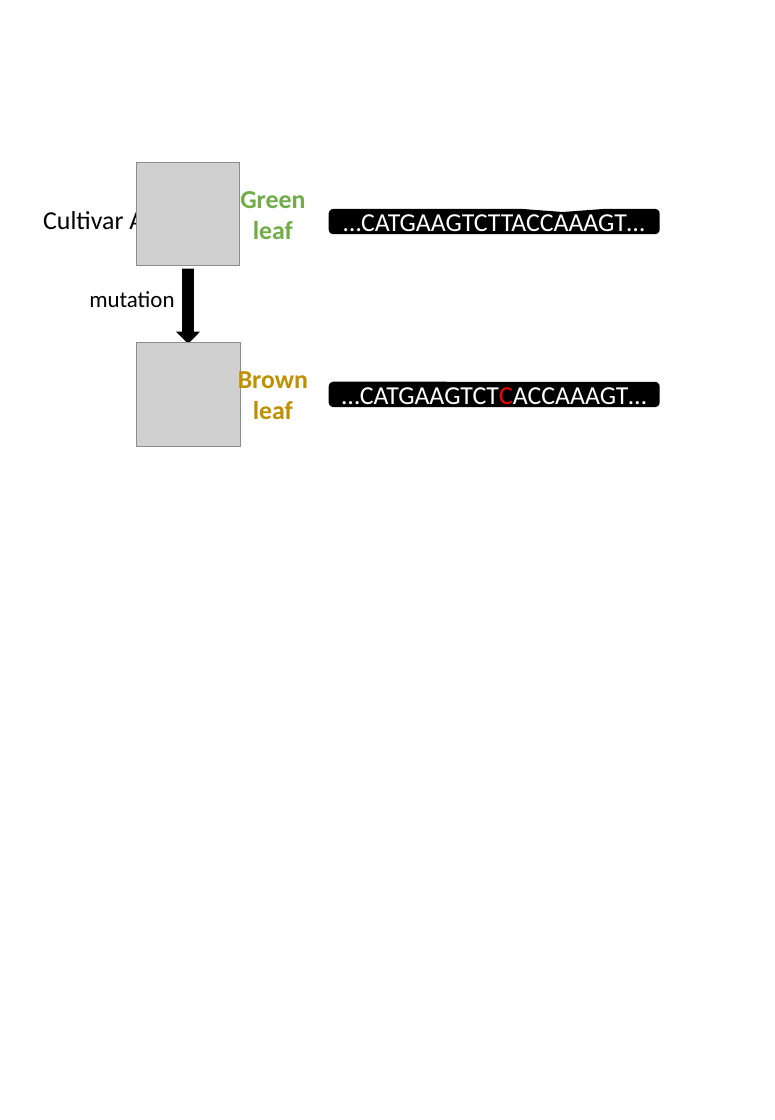
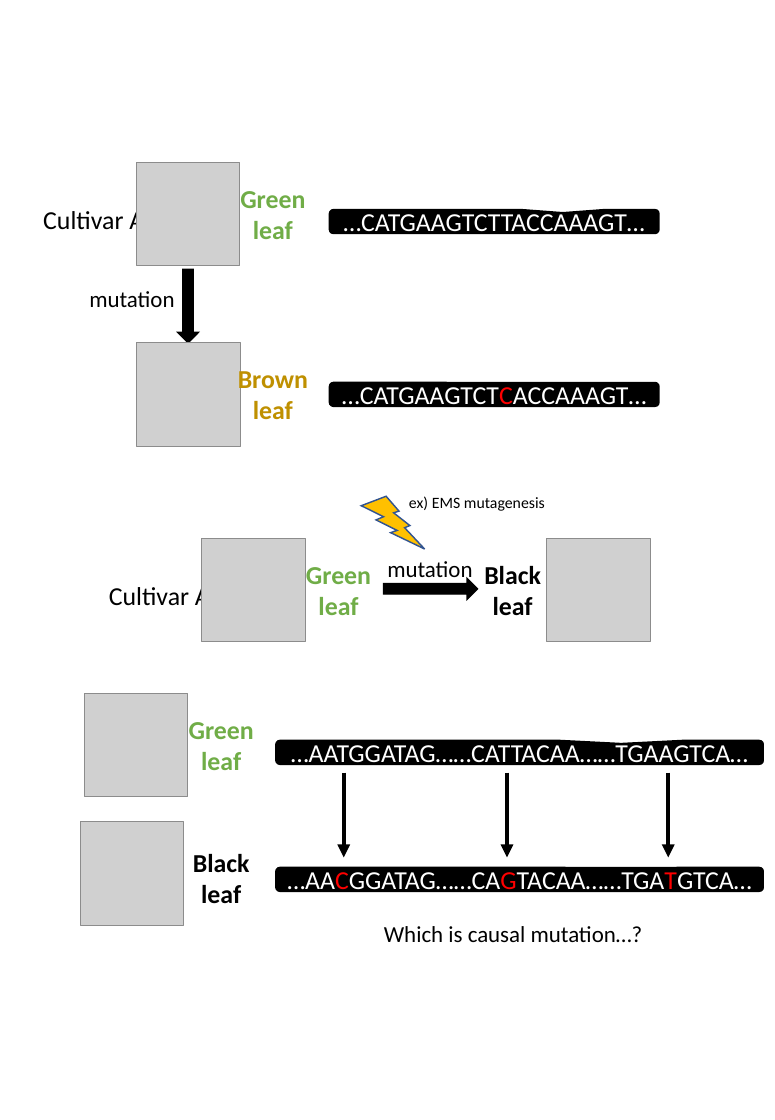
Before and after one commit to slt666666/FAO_lecture, a slide deck: slide 6 of FAO_2024/mutmapqtlseq.pptx. Drawn at 775x1120 pixels with LibreOffice and Linux fonts; fonts in the diff are those of the drawing; grey boxes stand for pictures. Boxes give left, top, right and bottom in pixels: in the first picture for what was removed or moved away, otherwise in the second. Text is boxed around its words. In the diff, an @@ line names an element or a change of style, - is before the commit and + after.

```diff
--- a/FAO_2024/mutmapqtlseq.pptx
+++ b/FAO_2024/mutmapqtlseq.pptx
@@ lightning bolt added at [362,496,425,549], fill #FFC000, outline #325491 1 pt @@
@@ text added at [409,496,545,511], 11 pt, text #000000 @@
+ex) EMS mutagenesis
@@ picture added at [202,538,305,642] @@
@@ picture added at [547,538,650,642] @@
@@ text added at [306,567,371,615], 18 pt, text #70AD47, bold @@
+Green leaf
@@ text added at [387,561,472,584], 16 pt, text #000000 @@
+mutation
@@ text added at [484,566,541,616], 18 pt, text #000000, bold @@
+Black leaf
@@ text added at [109,584,210,612], 18 pt, text #000000 @@
+Cultivar A
@@ right arrow added at [383,579,477,599], fill #000000, outline #000000 1 pt @@
@@ picture added at [85,693,188,797] @@
@@ text added at [189,722,254,770], 18 pt, text #70AD47, bold @@
+Green leaf
@@ rounded speech box added at [276,740,764,764], fill #000000, outline #000000 1 pt, 18 pt, text #FFFFFF @@
+…AATGGATAG……CATTACAA……TGAAGTCA…
@@ arrow added from (344, 772) to (344, 857), #000000 3 pt @@
@@ arrow added from (507, 772) to (507, 857), #000000 3 pt @@
@@ arrow added from (669, 772) to (669, 857), #000000 3 pt @@
@@ picture added at [81,822,184,925] @@
@@ text added at [193,854,250,904], 18 pt, text #000000, bold @@
+Black leaf
@@ rounded speech box added at [276,867,764,891], fill #000000, outline #000000 1 pt, 18 pt, text #FFFFFF @@
+…AACGGATAG……CAGTACAA……TGATGTCA…
@@ text added at [384,926,643,942], 16 pt, text #000000 @@
+Which is causal mutation…?
```
Also in this commit, not shown: 2 other files.
